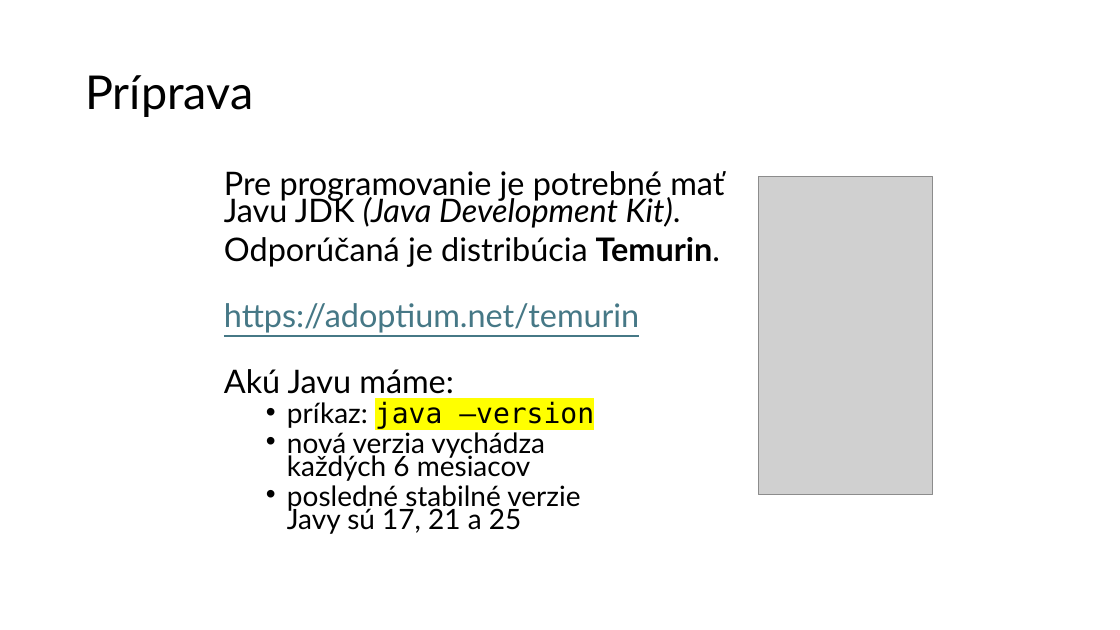
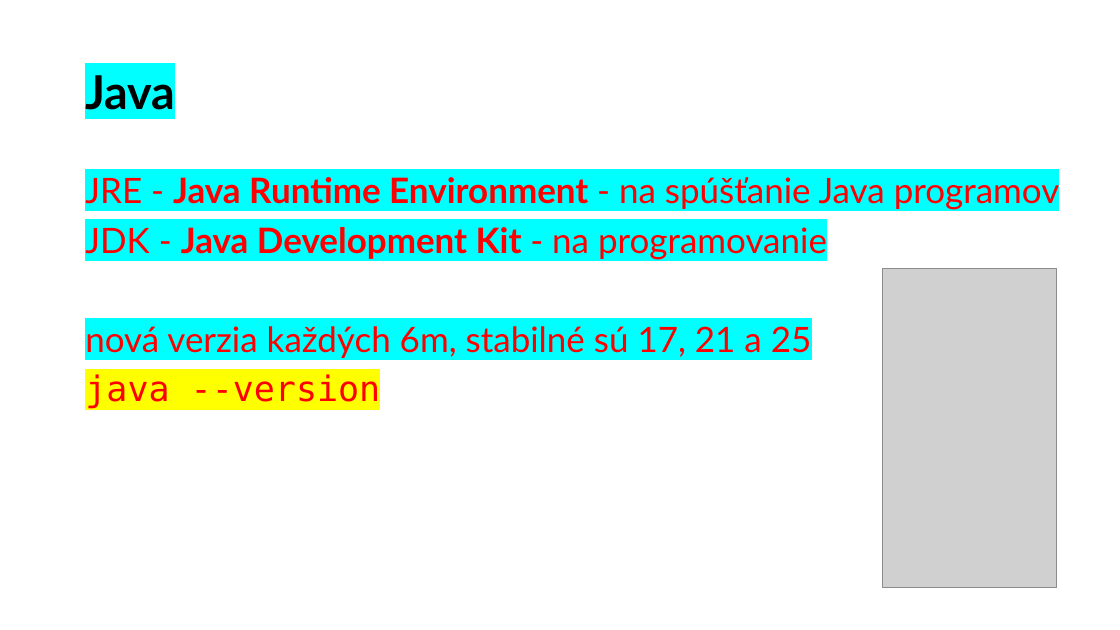
Before and after one commit to wagjo/oop, a slide deck: slide 4 of prezentacie/c01w.pptx (slide 3 before the commit). Drawn at 1120x630 pixels with LibreOffice and Linux fonts; fonts in the diff are those of the drawing; grey boxes stand for pictures. Boxes give left, top, right and bottom in pixels: in the first picture for what was removed or moved away, otherwise in the second. Text is boxed around its words. In the diff, an @@ line names an element or a change of style, - is before the commit and + after.

```diff
--- a/prezentacie/c01w.pptx
+++ b/prezentacie/c01w.pptx
@@ title at [85,75,175,110]: text changed; bold on @@
-Príprava
+Java
@@ text at [85,173,1060,409]: text changed; size 27.8 to 30 pt; text colour #000000 to #FF0000 @@
-Pre programovanie je potrebné mať Javu JDK (Java Development Kit).
-Odporúčaná je distribúcia Temurin.
-https://adoptium.net/temurin
-Akú Javu máme:
-  • príkaz: java –version
-  • nová verzia vychádza
-    každých 6 mesiacov
-  • posledné stabilné verzie
-    Javy sú 17, 21 a 25
+JRE - Java Runtime Environment - na spúšťanie Java programov
+JDK - Java Development Kit - na programovanie
+nová verzia každých 6m, stabilné sú 17, 21 a 25
+java --version
@@ picture removed at [759,176,933,496] @@
@@ picture added at [882,268,1057,587] @@
```
Also in this commit, not shown: 6 other slides changed, 1 slide added, 1 other file.
